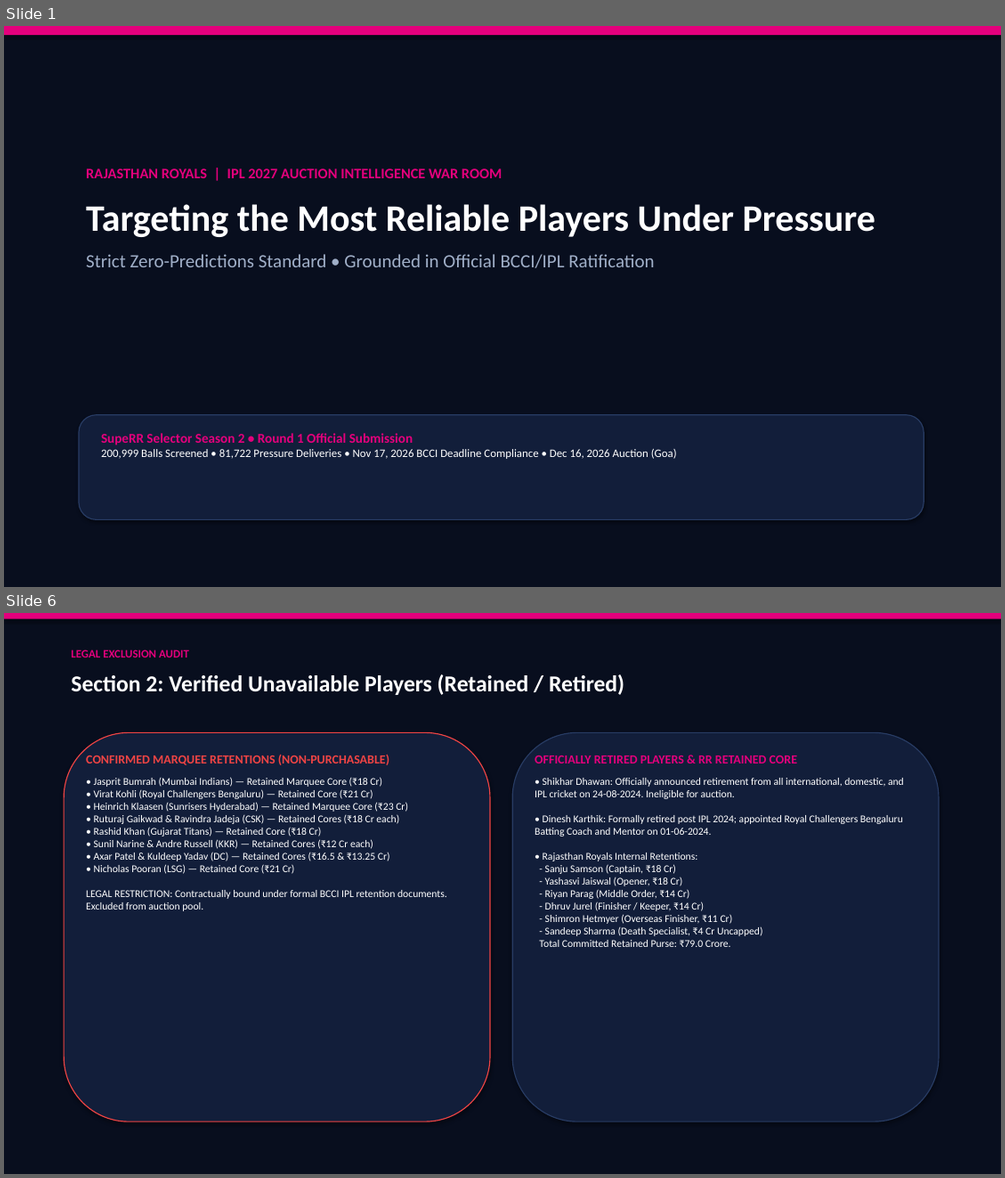
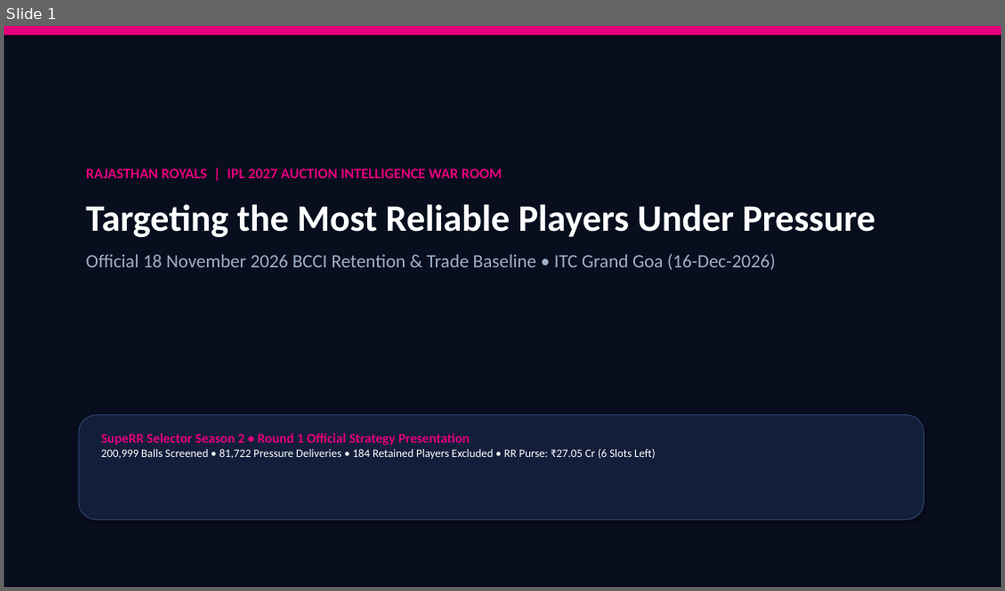
Before and after one commit to Devendra-1112/RR, a slide deck: RR_SupeRR_Selector_Auction_Strategy.pptx. Shown one above the other, each under a label of ours: slides 1 and 6 before the commit, slide 1 after it; the slides between them are not shown. The pictures are 1005x1178 and 1005x591 pixels, drawn with LibreOffice and Linux fonts; fonts in the diff are those of the drawing. Boxes give left, top, right and bottom in pixels: in the first picture for what was removed or moved away, otherwise in the second. Text is boxed around its words. In the diff, an @@ line names an element or a change of style, - is before the commit and + after.

Commit message:
IPL 2027 Auction War Room Official 18-Nov-2026 Baseline: 184 Retentions, 89 Releases, ₹27.05 Cr RR Purse, Top 10 Batters and Bowlers

```diff
--- a/RR_SupeRR_Selector_Auction_Strategy.pptx
+++ b/RR_SupeRR_Selector_Auction_Strategy.pptx
@@ slide 6 removed at [4,613,1001,1174], background #FFFFFF @@
@@ rectangle removed at [4,613,1001,1174] @@
@@ rectangle removed at [4,613,1001,619] @@
@@ text removed at [71,649,189,657] @@
-LEGAL EXCLUSION AUDIT
@@ text removed at [71,674,624,695] @@
-Section 2: Verified Unavailable Players (Retained / Retired)
@@ rounded rectangle removed at [64,732,490,1121] @@
@@ rounded rectangle removed at [512,732,938,1121] @@
@@ text removed at [86,755,447,911] @@
-CONFIRMED MARQUEE RETENTIONS (NON-PURCHASABLE)
-• Jasprit Bumrah (Mumbai Indians) — Retained Marquee Core (₹18 Cr)
-• Virat Kohli (Royal Challengers Bengaluru) — Retained Core (₹21 Cr)
-• Heinrich Klaasen (Sunrisers Hyderabad) — Retained Marquee Core (₹23 Cr)
-• Ruturaj Gaikwad & Ravindra Jadeja (CSK) — Retained Cores (₹18 Cr each)
-• Rashid Khan (Gujarat Titans) — Retained Core (₹18 Cr)
-• Sunil Narine & Andre Russell (KKR) — Retained Cores (₹12 Cr each)
-• Axar Patel & Kuldeep Yadav (DC) — Retained Cores (₹16.5 & ₹13.25 Cr)
-• Nicholas Pooran (LSG) — Retained Core (₹21 Cr)
-LEGAL RESTRICTION: Contractually bound under formal BCCI IPL retention documents. Excluded from auction pool.
@@ text removed at [534,755,904,947] @@
-OFFICIALLY RETIRED PLAYERS & RR RETAINED CORE
-• Shikhar Dhawan: Officially announced retirement from all international, domestic, and IPL cricket on 24-08-2024. Ineligible for auction.
-• Dinesh Karthik: Formally retired post IPL 2024; appointed Royal Challengers Bengaluru Batting Coach and Mentor on 01-06-2024.
-• Rajasthan Royals Internal Retentions:
-- Sanju Samson (Captain, ₹18 Cr)
-- Yashasvi Jaiswal (Opener, ₹18 Cr)
-- Riyan Parag (Middle Order, ₹14 Cr)
-- Dhruv Jurel (Finisher / Keeper, ₹14 Cr)
-- Shimron Hetmyer (Overseas Finisher, ₹11 Cr)
-- Sandeep Sharma (Death Specialist, ₹4 Cr Uncapped)
-Total Committed Retained Purse: ₹79.0 Crore.
@@ slide 1 changed as well @@
@@ text at [86,254,776,270]: text changed @@
-Strict Zero-Predictions Standard • Grounded in Official BCCI/IPL Ratification
+Official 18 November 2026 BCCI Retention & Trade Baseline • ITC Grand Goa (16-Dec-2026)
@@ text at [101,433,655,459]: text changed @@
-SupeRR Selector Season 2 • Round 1 Official Submission
-200,999 Balls Screened • 81,722 Pressure Deliveries • Nov 17, 2026 BCCI Deadline Compliance • Dec 16, 2026 Auction (Goa)
+SupeRR Selector Season 2 • Round 1 Official Strategy Presentation
+200,999 Balls Screened • 81,722 Pressure Deliveries • 184 Retained Players Excluded • RR Purse: ₹27.05 Cr (6 Slots Left)
```
Also in this commit, not shown: 1 other slide changed, 4 slides added, 6 other slides removed, 20 other files.
